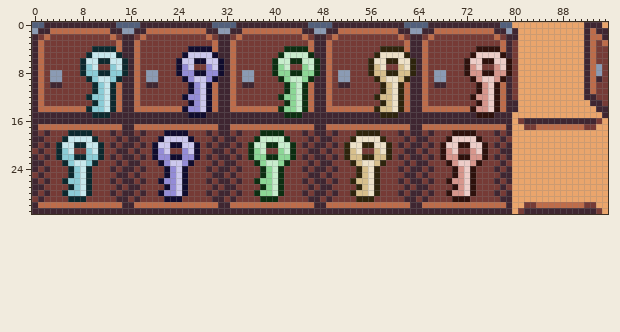
Sprite sheet, stored at img/door.png. Above, as it was before the edit.
The file is 96x32 pixels.
After the commit:
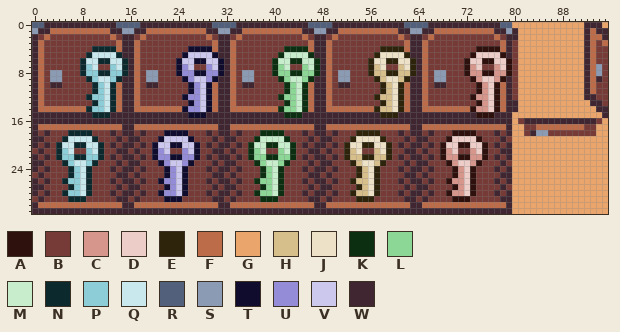
Palette (. is transparent): A #2e110c  B #763b36  C #d7968c  D #edcdc8  E #2e240c  F #bd6c4a  G #eaa56c  H #d7bf8c  J #ede1c8  K #0c2e11  L #8cd796  M #c8edcd  N #0c292e  P #8ccdd7  Q #c8e8ed  R #52607c  S #8b9bb4  T #100c2e  U #948cd7  V #ccc8ed  W #3f2631
From old to new:
@@ x 80..95 @@
 17 GGBBFFFFFFFFBBGG
-18 GGGGGGGGGGGGGGGG
+18 GGBWSSBBBBBBBBGG
 19 GGGGGGGGGGGGGGGG
@@ x 79..95 @@
 29 WGGGGGGGGGGGGGGGG
-30 WGGBBFFFFFFFFBBGG
-31 WGBWWWWWWWWWWWWBG
+30 WGGGGGGGGGGGGGGGG
+31 WGGGGGGGGGGGGGGGG
